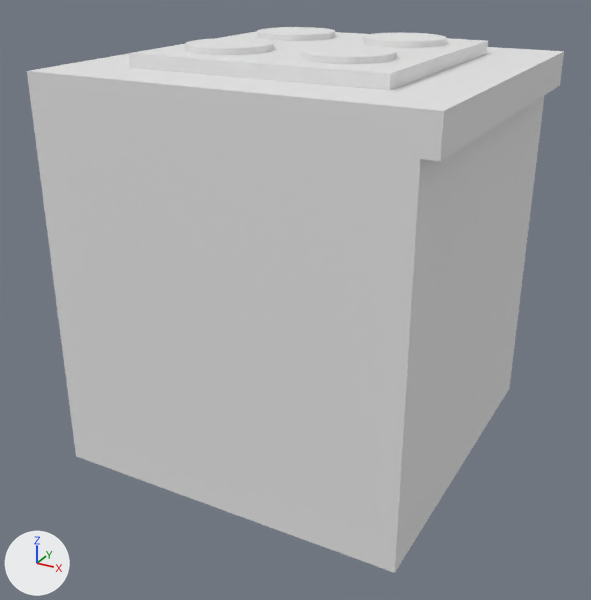
The FBX model Assets/Resources/_Models/stove.fbx as it was, and as the next commit left it.
The view is the same before and after, from a 50 mm camera at (4.26, -8.09, 4.66) aimed at (-0.01, -0.32, 0.78). Arrows for +X, +Y and +Z are at lower left; the lights stay in place. Where no turn or scale is listed for an object, it has been applied to the vertices.

The older version as bpy lines, for what is in view:
```python
me_cube = bpy.data.meshes.new('Cube')
me_cube.from_pydata(...)  # 56 vertices, 54 faces; spans x -2.07..2.23, y -2.07..2.07, z -2.07..2.6
# faces by material slot: [21, 28, 5]
me_cube.materials.append(mat_bot)  # white #e7e7e7
me_cube.materials.append(mat_top)  # white #e7e7e7
me_cube.materials.append(mat_plate)  # white #e7e7e7
me_cylinder_001 = bpy.data.meshes.new('Cylinder.001')
me_cylinder_001.from_pydata(...)  # a 32-sided cylinder along z spanning x -1.0..1.0, y -1.0..1.0, z -1.0..1.0
me_cylinder_001.materials.append(mat_pit)  # white #e7e7e7
me_cylinder_003 = bpy.data.meshes.new('Cylinder.003')
me_cylinder_003.from_pydata(...)  # a 32-sided cylinder along z spanning x -1.0..1.0, y -1.0..1.0, z -1.0..1.0
me_cylinder_003.materials.append(mat_pit)  # white #e7e7e7
ob_cube = bpy.data.objects.new('Cube', me_cube)
ob_cube.location = (0.0, 0.0, 1.02)
ob_cylinder_001 = bpy.data.objects.new('Cylinder.001', me_cylinder_001)
ob_cylinder_001.location = (0.76, 0.77, 3.66)
ob_cylinder_001.rotation_euler = (0.0, 0.0, 3.142)  # degrees (0, 0, 180)
ob_cylinder_001.scale = (-0.457, -0.457, -0.0322)
ob_cylinder_003 = bpy.data.objects.new('Cylinder.003', me_cylinder_003)
ob_cylinder_003.location = (-0.6, 0.77, 3.66)
ob_cylinder_003.rotation_euler = (0.0, 0.0, 3.142)  # degrees (0, 0, 180)
ob_cylinder_003.scale = (-0.457, -0.457, -0.0322)
# also in view: 'Cylinder.002' at (-0.6, -0.66, 3.66); 'Cylinder' at (0.76, -0.66, 3.66)
```
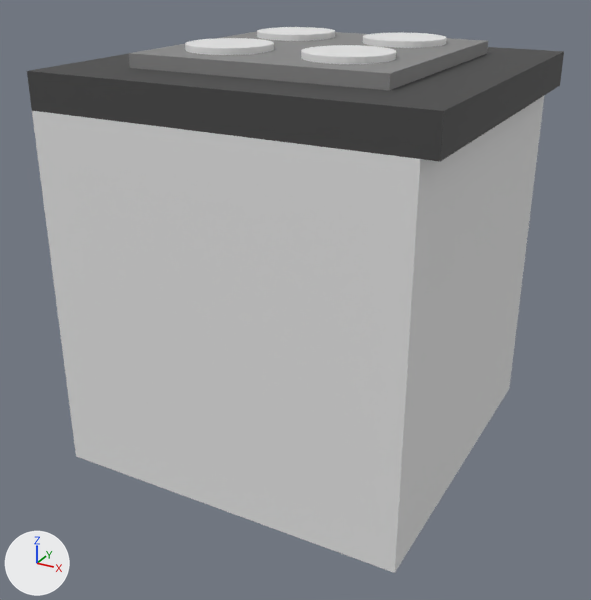
Changed parts and their boxes [x1, y1, x2, y2] in the pictures (591 x 600 px):
part 1 of me_cube, recoloured
    both: [27, 47, 564, 161]
part 2 of me_cube, recoloured (white to grey)
    both: [129, 31, 488, 90]

Patch to the scene script:
```diff
--- a/Assets/Resources/_Models/stove.fbx.py
+++ b/Assets/Resources/_Models/stove.fbx.py
@@ mat_counter @@
+mat_counter = principled_material('Counter')
+mat_counter.base_color = (0.0607, 0.0607, 0.0607)  # dark grey #464646
+mat_counter.roughness = 0.69
@@ mat_fornuis @@
+mat_fornuis = principled_material('Fornuis')
+mat_fornuis.base_color = (0.253, 0.253, 0.253)  # grey #8a8a8a
+mat_fornuis.roughness = 0.69
@@ me_cube @@
 me_cube.from_pydata(...)  # 56 vertices, 54 faces; spans x -2.07..2.23, y -2.07..2.07, z -2.07..2.6
 # used by ob_cube; location = (0.0, 0.0, 1.02)
+# me_cube part 1: all 28 faces that had it switch from mat_top (white #e7e7e7) to mat_counter (dark grey #464646)
+# me_cube part 2: all 5 faces that had it switch from mat_plate (white #e7e7e7) to mat_fornuis (grey #8a8a8a)
 me_cube.materials.append(mat_bot)
```
